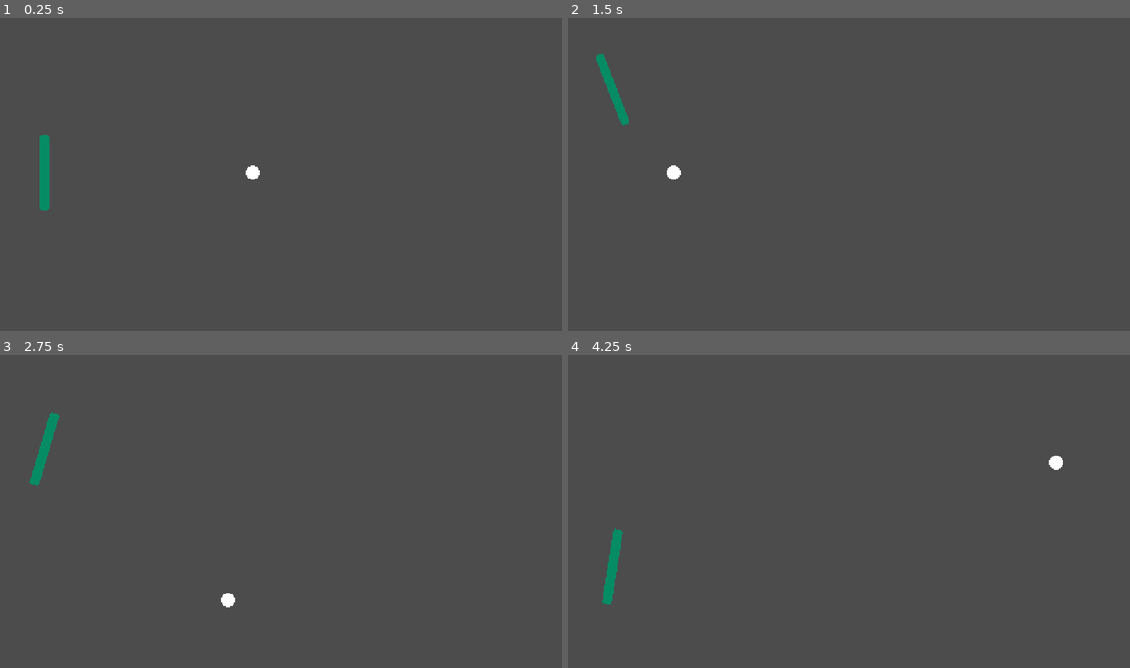
Above: before the commit, frames 1-4 (two rows, left to right).
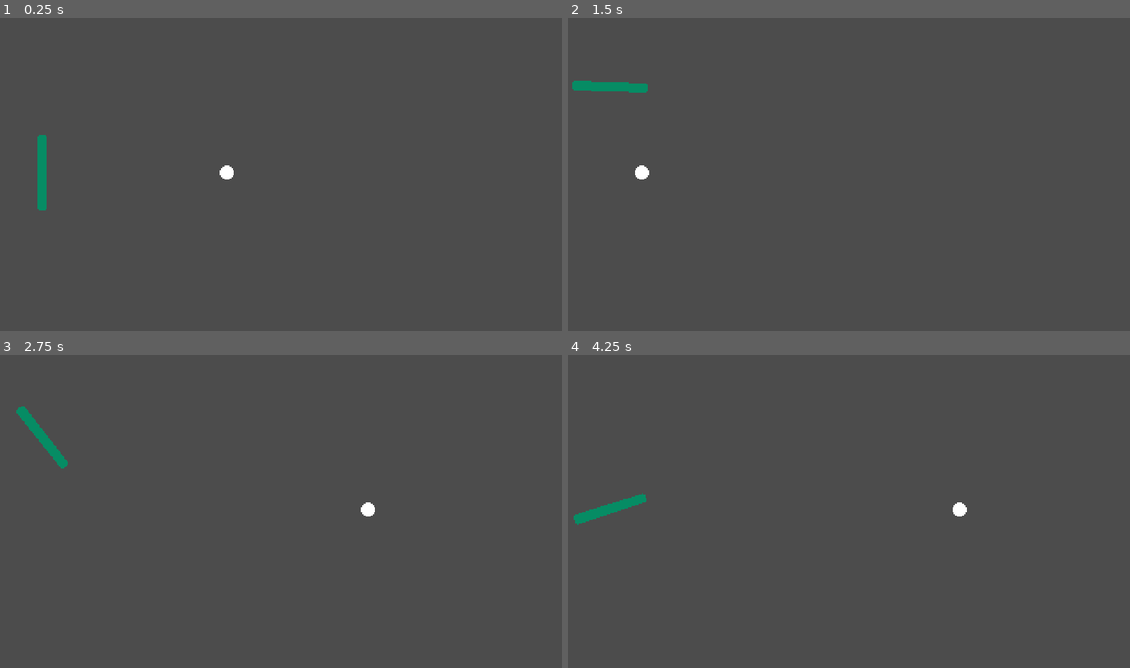
Above: after the commit, the same moments.

Repository: adatechschool/spin-spong
Game: Godot game, scene res://scenes/pong.tscn
The game is run twice, just before and just after one commit, with the same random seed, the same clock (stepped at 60 frames per second) and the same inputs.
Inputs:
- Up to frame 1 (0.25 s): no input
- Up to frame 2 (1.5 s): hold Up (adriel_goes_up) 0.53-1.28 s; hold Down (adriel_goes_down) from 1.28 s (still down)
- Up to frame 3 (2.75 s): release Down (adriel_goes_down) at 2.03 s; hold Up (adriel_goes_up) from 2.03 s (still down)
- Up to frame 4 (4.25 s): release Up (adriel_goes_up) at 3.53 s; hold Down (adriel_goes_down) from 3.53 s (still down)

The runs differ from the first frame. In frame 1, 0.4% of the frame differs, in the area x 6-47%, y 37-62%; in frame 2, 0.8%; in frame 3, 0.9%; in frame 4, 1.0%, in the area x 1-89%, y 32-80%.

Commit message:
Changes pabbleBox to prevent collision glitches

Diff:
--- a/scenes/ball.tscn
+++ b/scenes/ball.tscn
@@ -18,6 +18,7 @@
 physics_material_override = SubResource( 1 )
 gravity_scale = 0.0
 script = ExtResource( 1 )
+min_speed = 200
 
 [node name="hitbox" type="CollisionShape2D" parent="."]
 shape = SubResource( 2 )
--- a/scenes/paddle.tscn
+++ b/scenes/paddle.tscn
@@ -3,8 +3,8 @@
 [ext_resource path="res://scenes/paddleBox.gd" type="Script" id=1]
 [ext_resource path="res://sprites/paddle.png" type="Texture" id=2]
 
-[sub_resource type="CircleShape2D" id=1]
-radius = 40.163
+[sub_resource type="RectangleShape2D" id=1]
+extents = Vector2( 6.79037, 48.1166 )
 
 [sub_resource type="CapsuleShape2D" id=2]
 radius = 3.96334
--- a/scenes/pong.tscn
+++ b/scenes/pong.tscn
@@ -11,7 +11,9 @@
 [node name="border" parent="." instance=ExtResource( 2 )]
 
 [node name="adriel" parent="." instance=ExtResource( 3 )]
-position = Vector2( 40, 135 )
+position = Vector2( 38.049, 135 )
+speed = 1200
+rotation_speed = 12000
 
 [node name="ball" parent="." instance=ExtResource( 4 )]
 position = Vector2( 240, 135 )
